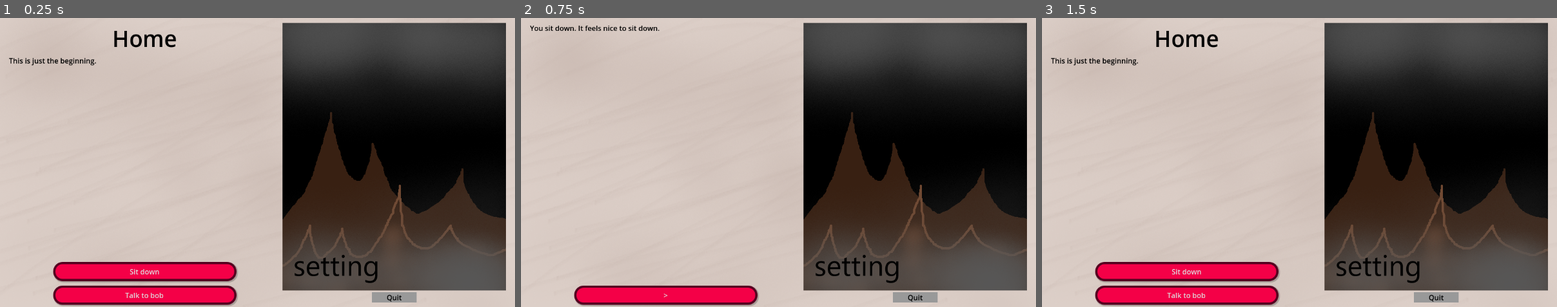
Above: before the commit, frames 1-3 (left to right).
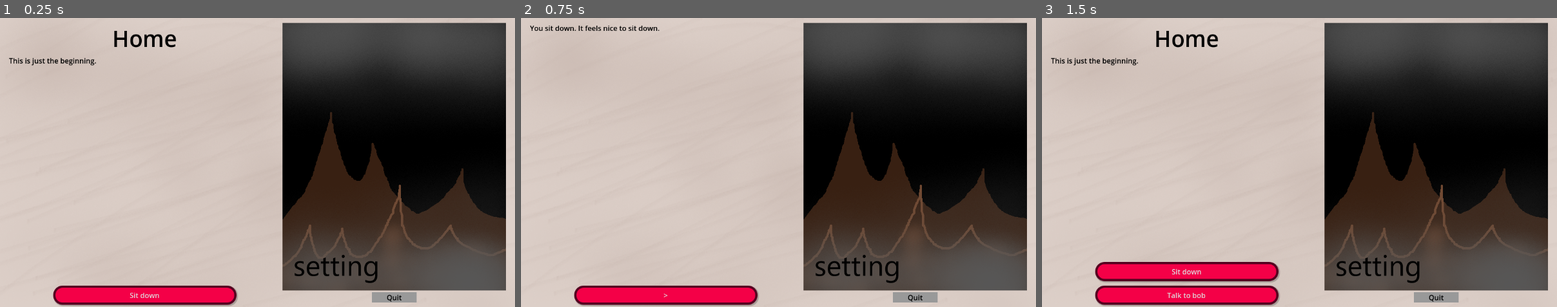
Above: after the commit, the same moments.

Repository: Kurooco/TextGameFA25
Game: Godot game, scene res://card.tscn
The game is run twice, just before and just after one commit, with the same random seed, the same clock (stepped at 60 frames per second) and the same inputs.
Inputs:
- Up to frame 1 (0.25 s): no input
- Up to frame 2 (0.75 s): click "Sit down" at 0.5 s
- Up to frame 3 (1.5 s): click ">" at 1.25 s

The runs differ from the first frame. In frame 1, 2.6% of the frame differs, in the area x 10-47%, y 84-97%; in frame 2, nothing differs; in frame 3, nothing differs.

Commit message:
options add/removed with vars

Diff:
--- a/card.gd
+++ b/card.gd
@@ -3,16 +3,10 @@
 @onready var title = $PanelContainer/MarginContainer/HBoxContainer/VBoxContainer/Title
 @onready var description = $PanelContainer/MarginContainer/HBoxContainer/VBoxContainer/Description
 @onready var options = $PanelContainer/MarginContainer/HBoxContainer/VBoxContainer/Options
-var vars = {"cool": 5, "nice": "yeah"}
+var vars = {"cool": 5, "nice": "yeah", "sit": "no"}
 var test = 5
 
 func _ready():
-	var e = Expression.new()
-	e.parse("vars['nice'] == 'y'", ["vars"])
-	if(not e.has_execute_failed()):
-		print(e.execute([vars]))
-	else:
-		print("Something went wrong.")
 	set_display(load("res://cards/card0.tres"))
 
 func set_display(d : DisplayCard):
@@ -25,10 +19,25 @@
 	description.text = d.description
 	remove_options()
 	for link in d.options:
+		var condition = link.condition
+		if(!condition.is_empty()):
+			var e = Expression.new()
+			e.parse(condition, vars.keys())
+			if(not e.has_execute_failed() && !e.execute(vars.values())):
+				continue
+			else:
+				print("Something went wrong.")
 		var button = load("res://option_button.tscn").instantiate()
 		button.link = link
 		button.option_selected.connect(set_display)
+		button.variables_set.connect(set_variables)
 		options.add_child(button)
+
+
+func set_variables(link: Link):
+	for v in link.set_vars.keys():
+		vars[v] = link.set_vars[v]
+
 
 func remove_options():
 	for c in options.get_children():
--- a/cards/card0.tres
+++ b/cards/card0.tres
@@ -7,11 +7,15 @@
 script = ExtResource("1_10lgo")
 description = "Sit down"
 destination = "res://cards/card1.tres"
+set_vars = Dictionary[String, String]({
+"sit": "yes"
+})
 
 [sub_resource type="Resource" id="Resource_udxgx"]
 script = ExtResource("1_10lgo")
 description = "Talk to bob"
 destination = "res://cards/card2.tres"
+condition = "sit == \"yes\""
 
 [resource]
 script = ExtResource("2_udxgx")
--- a/link.gd
+++ b/link.gd
@@ -3,5 +3,5 @@
 
 @export var description : String
 @export var destination : String
-@export var conditions : Array[String]
-@export var vars : Dictionary[String, String]
+@export var condition : String
+@export var set_vars : Dictionary[String, String]
--- a/option_button.gd
+++ b/option_button.gd
@@ -2,6 +2,7 @@
 
 @export var link : Link
 
+signal variables_set(link: Link)
 signal option_selected(card: DisplayCard)
 
 func _ready():
@@ -9,4 +10,5 @@
 
 func _on_pressed():
 	print_debug("pressed")
+	variables_set.emit(link)
 	option_selected.emit(load(link.destination))
